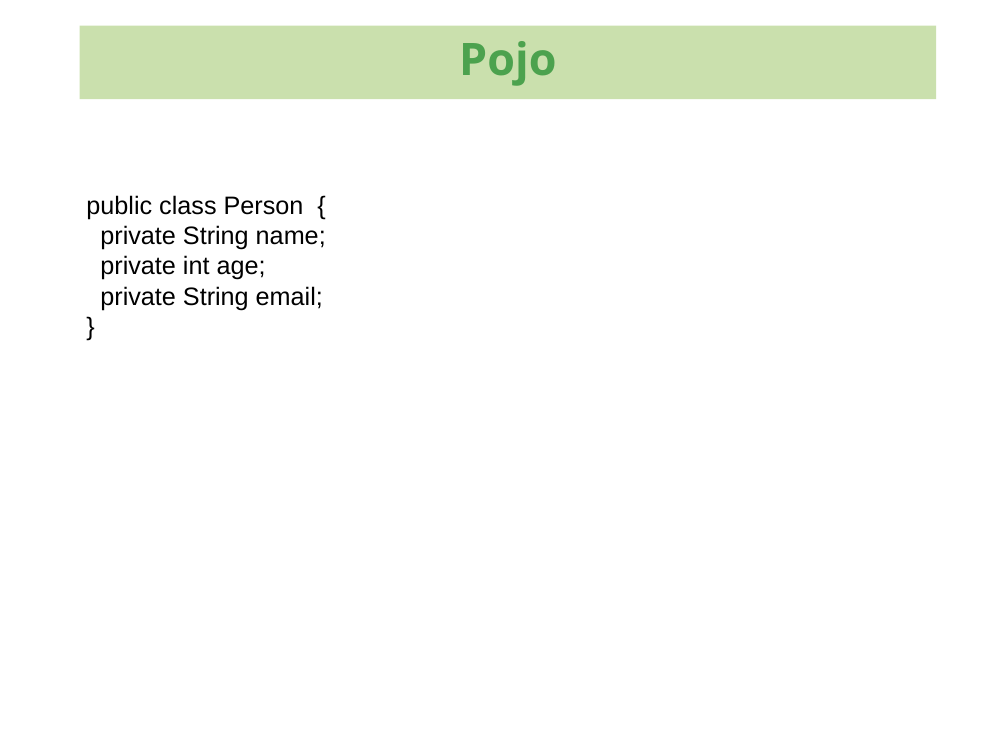
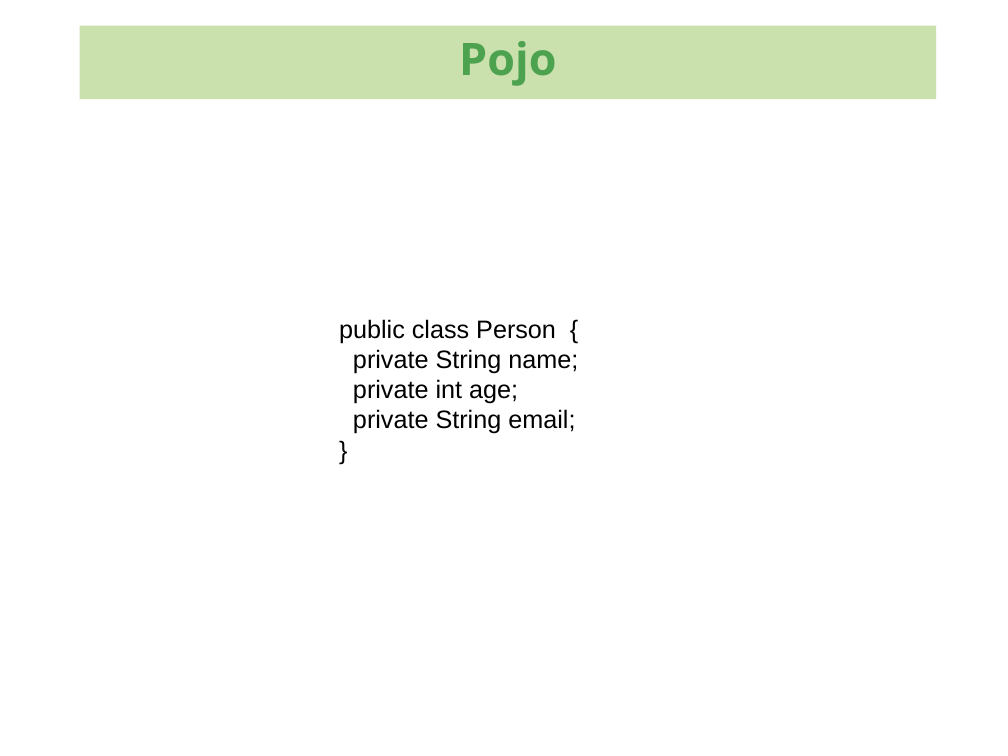
Before and after one commit to kenglxn/seam-maven-refimpl, a slide deck: slide 11 of sandbox/loo/jpa-continued/jpa-continued.odp. Drawn at 1008x756 pixels with LibreOffice and Linux fonts; fonts in the diff are those of the drawing; background and template pictures are left out. Boxes give left, top, right and bottom in pixels: in the first picture for what was removed or moved away, otherwise in the second. Text is boxed around its words. In the diff, an @@ line names an element or a change of style, - is before the commit and + after.

```diff
--- a/sandbox/loo/jpa-continued/jpa-continued.odp
+++ b/sandbox/loo/jpa-continued/jpa-continued.odp
@@ text "public class Person {": place and size @@
-text "public class Person {" at (86,195,326,310)
+text "public class Person {" at (339,319,578,434)
```
Also in this commit, not shown: 7 other slides changed.
